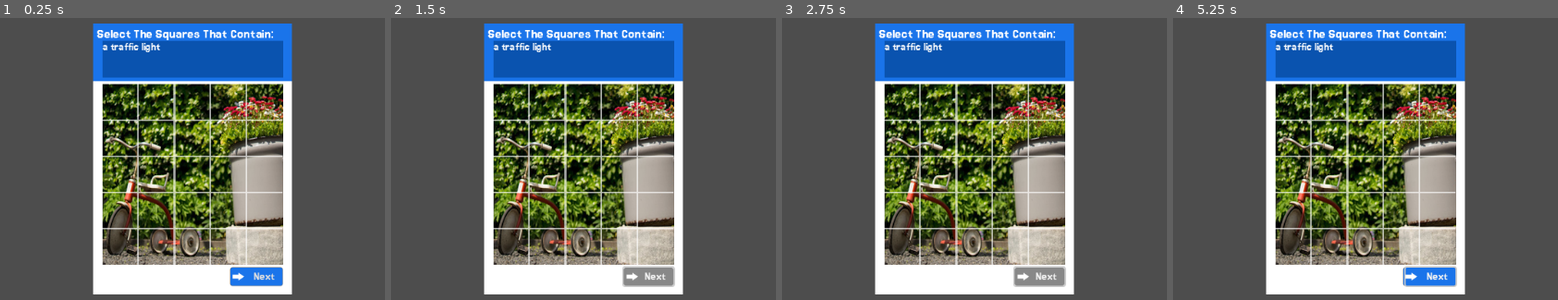
Above: before the commit, frames 1-4 (left to right).
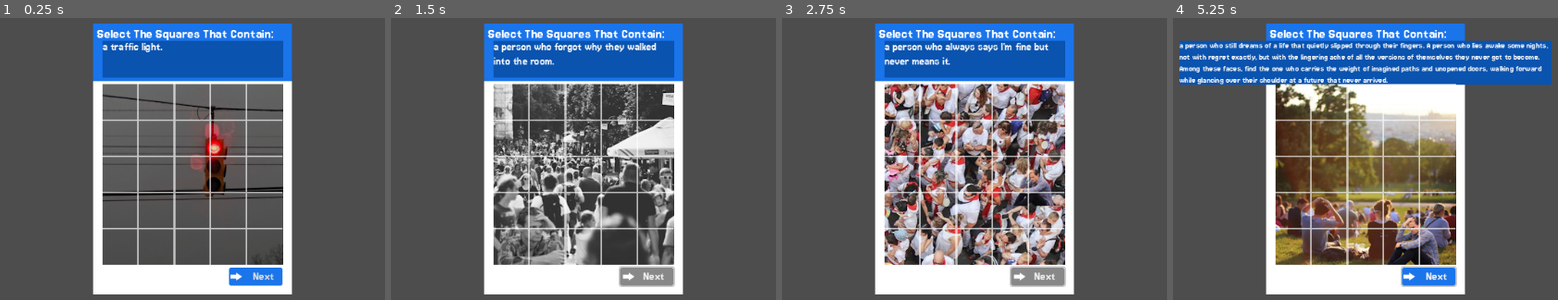
Above: after the commit, the same moments.

Repository: doneganmicah/PirateSoftwareGameJam2025-17
Game: Godot game, scene res://Scenes/Games/captcha_game_scene.tscn
The game is run twice, just before and just after one commit, with the same random seed, the same clock (stepped at 60 frames per second) and the same inputs. The project has no main scene, so this scene is started directly.
Inputs (mouse positions are in pixels of both pictures, inside the frame that each line leads up to):
- Up to frame 1 (0.25 s): no input
- Up to frame 2 (1.5 s): click "Next" at 0.5 s; click "Next" at 1.25 s
- Up to frame 3 (2.75 s): click "Next" at 2 s
- Up to frame 4 (5.25 s): tap Enter at 2.75, 4.25 s; move the mouse to (outside the picture) at 2.77 s; press the mouse at (outside the picture) at 2.78 s; tap Space at 3.5, 5 s; move the mouse to (outside the picture) at 3.52 s; release the mouse at (outside the picture) at 3.53 s; click (outside the picture) at 3.6 s; move the mouse to (1538, 159) at 4.27 s; press the mouse at (1538, 159) at 4.28 s; move the mouse to (outside the picture) at 5.02 s; release the mouse at (outside the picture) at 5.03 s; click (outside the picture) at 5.1 s

The runs differ from the first frame. In frame 1, 29% of the frame differs, in the area x 26-74%, y 10-96%; in frame 2, 30%; in frame 3, 30%; in frame 4, 40%, in the area x 1-99%, y 7-96%.

Commit message:
Finished Captcha

Diff:
--- a/Scenes/Games/captcha_game_scene.tscn
+++ b/Scenes/Games/captcha_game_scene.tscn
@@ -73,13 +73,12 @@
 sources/1 = SubResource("TileSetAtlasSource_bokku")
 
 [sub_resource type="StyleBoxFlat" id="StyleBoxFlat_bokku"]
+content_margin_left = 2.0
 bg_color = Color(0.101961, 0.454902, 0.917647, 1)
 corner_radius_top_left = 3
 corner_radius_top_right = 3
 corner_radius_bottom_right = 3
 corner_radius_bottom_left = 3
-expand_margin_left = 3.0
-shadow_size = 1
 
 [node name="CaptchaGameScene" type="Control"]
 custom_minimum_size = Vector2(275, 375)
@@ -136,6 +135,25 @@
 text = "a traffic light"
 autowrap_mode = 3
 
+[node name="BiggerPrompt" type="Label" parent="VBoxContainer/ColorRect2"]
+visible = false
+layout_mode = 1
+anchors_preset = 8
+anchor_left = 0.5
+anchor_top = 0.5
+anchor_right = 0.5
+anchor_bottom = 0.5
+offset_left = -257.5
+offset_top = -16.5
+offset_right = 257.5
+offset_bottom = 44.5
+grow_horizontal = 2
+grow_vertical = 2
+theme_override_font_sizes/font_size = 12
+theme_override_styles/normal = SubResource("StyleBoxFlat_ao8bd")
+text = "a person who still dreams of a life that quietly slipped through their fingers. A person who lies awake some nights, not with regret exactly, but with the lingering ache of all the versions of themselves they never got to become. Among these faces, find the one who carries the weight of imagined paths and unopened doors, walking forward while glancing over their shoulder at a future that never arrived."
+autowrap_mode = 3
+
 [node name="Grid" type="Control" parent="VBoxContainer"]
 custom_minimum_size = Vector2(0, 250)
 layout_mode = 2
@@ -161,14 +179,14 @@
 anchor_left = 1.0
 anchor_right = 1.0
 anchor_bottom = 1.0
-offset_left = -82.0
+offset_left = -87.0
 offset_right = -13.0
 offset_bottom = 25.0
 grow_horizontal = 0
 grow_vertical = 2
 theme_override_font_sizes/font_size = 17
+theme_override_icons/icon = ExtResource("5_fq8mh")
 theme_override_styles/normal = SubResource("StyleBoxFlat_bokku")
 text = "Next"
-icon = ExtResource("5_fq8mh")
 
 [connection signal="pressed" from="VBoxContainer/Button/Button" to="." method="_on_button_pressed"]
--- a/Scripts/Games/captcha_game_scene.gd
+++ b/Scripts/Games/captcha_game_scene.gd
@@ -1,44 +1,227 @@
 extends Control
 
 @onready var tile_map: TileMapLayer = $VBoxContainer/Grid/SelectionGrid
-@onready var texture_rect: TextureRect = $VBoxContainer/Grid/TextureRect
+@onready var tex_prompt: TextureRect = $VBoxContainer/Grid/TextureRect
+@onready var lbl_prompt: Label = $VBoxContainer/ColorRect2/Prompt
+@onready var lbl_title: Label = $VBoxContainer/ColorRect2/Title
+@onready var btn_prompt: Button = $VBoxContainer/Button/Button
+@onready var bigger_prompt: Label = $VBoxContainer/ColorRect2/BiggerPrompt
+
 
 const CAPTCHA_TILE_PROMPT_1 = preload("res://Assets/Captcha/captcha_tile_prompt1.jpg")
 const CAPTCHA_TILE_PROMPT_2 = preload("res://Assets/Captcha/captcha_tile_prompt2.png")
 const CAPTCHA_TILE_PROMPT_3 = preload("res://Assets/Captcha/captcha_tile_prompt3.png")
 const CAPTCHA_TILE_PROMPT_4 = preload("res://Assets/Captcha/captcha_tile_prompt4.png")
+const CAPTCHA_TILE_PROMPT_5 = preload("res://Assets/Captcha/captcha_tile_prompt5.png")
 const CAPTCHA_TILE_PROMPT_6 = preload("res://Assets/Captcha/captcha_tile_prompt6.png")
 const CAPTCHA_TILE_PROMPT_7 = preload("res://Assets/Captcha/captcha_tile_prompt7.png")
 const CAPTCHA_TILE_PROMPT_8 = preload("res://Assets/Captcha/captcha_tile_prompt8.png")
 const CAPTCHA_TILE_PROMPT_9 = preload("res://Assets/Captcha/captcha_tile_prompt9.png")
-
+const CAPTCHA_TILE_IS_ROBOT = preload("res://Assets/Captcha/captcha_tile_is_robot.png")
+const CAPTCHA_TILE_IS_HUMAN = preload("res://Assets/Captcha/captcha_tile_is_human.png")
 
 const SELECTED   = 1
 const UNSELECTED = 0
-
 const GRID_WIDTH = 5
 const GRID_HEIGHT = 5
+
+enum PromptState {
+	stPROMPT1,
+	stPROMPT2,
+	stPROMPT3,
+	stPROMPT4,
+	stPROMPT5,
+	stPROMPT6,
+	stPROMPT7,
+	stPROMPT8,
+	stPROMPT9,
+	IS_HUMAN,
+	IS_ROBOT,
+	RESET
+}
+var current_state: PromptState
 var current_bitmap := 0
-const prompt1_bitmap := 0b0000001100011000110000000
-const prompt2_bitmap := 0b1110011100111001110011000
-const prompt3_bitmap := 0b0001100011000000000000000
-const prompt4_bitmap := 0b0000011000110000000000000
-const prompt5_bitmap := 0b1100011000000000000000000
-const prompt6_bitmap := 0b0000000000000110001100011
-const prompt7_bitmap := 0b0111101111001110001100011
-const prompt8_bitmap := 0b1111011110111100110000000
-const prompt9_bitmap := 0b0011100111000110001100000
-
-func init_game() -> void:
-	pass
-
+var correct_prompts = 0
+var listening = true
+
+const txPROMPT1 = "a traffic light."
+const txPROMPT2 = "a man on the beach."
+const txPROMPT3 = "a person who forgot why they walked into the room."
+const txPROMPT4 = "a person who always says I'm fine but never means it."
+const txPROMPT5 = "a person who peaked in high school."
+const txPROMPT6 = "a person who used to have potential."
+const txPROMPT7 = "a person who keeps showing up, hoping something will change."
+const txPROMPT8 = "a person who still dreams of a life that quietly slipped through their fingers. A person who lies awake some nights, not with regret exactly, but with the lingering ache of all the versions of themselves they never got to become. Among these faces, find the one who carries the weight of imagined paths and unopened doors, walking forward while glancing over their shoulder at a future that never arrived."
+const txPROMPT9 = "a tricycle."
+
+const bmPROMPT1 := 0b0000001100011000110000000
+const bmPROMPT2 := 0b1110011100111001110011000
+const bmPROMPT3 := 0b0001100011000000000000000
+const bmPROMPT4 := 0b0000011000110000000000000
+const bmPROMPT5 := 0b0111101111001110001100011
+const bmPROMPT6 := 0b0000000000000110001100011
+const bmPROMPT7 := 0b1100011000000000000000000
+const bmPROMPT8 := 0b1111011110111100110000000
+const bmPROMPT9 := 0b0011100111000110001100000
+
+
+func _ready() -> void:
+	current_state = PromptState.RESET
+	fsm_step()
+
+##############################################
+## Reset the grids selections
+##############################################
+func reset_grid() -> void:
+	current_bitmap = 0
+	for x in range(0, GRID_WIDTH):
+		for y in range(0, GRID_HEIGHT):
+			tile_map.set_cell(Vector2i(x,y), UNSELECTED, Vector2i(x,y))
+
+##############################################
+## Run the current state operation
+## Check if the selected inputs compared to
+##############################################
+func fsm_run():
+	match current_state:
+		PromptState.stPROMPT1:
+			print("Selected " + str(current_bitmap) + " == " + str(bmPROMPT1))
+			if(current_bitmap == bmPROMPT1):
+				correct_prompts += 1
+				print("correct ")
+			reset_grid()
+		PromptState.stPROMPT2:
+			print("Selected " + str(current_bitmap) + " == " + str(bmPROMPT2))
+			if(current_bitmap == bmPROMPT2):
+				correct_prompts += 1
+				print("correct")
+			reset_grid()
+		PromptState.stPROMPT3:
+			print("Selected " + str(current_bitmap) + " == " + str(bmPROMPT3))
+			if(current_bitmap == bmPROMPT3):
+				correct_prompts += 1
+				print("correct")
+			reset_grid()
+		PromptState.stPROMPT4:
+			print("Selected " + str(current_bitmap) + " == " + str(bmPROMPT4))
+			if(current_bitmap == bmPROMPT4):
+				correct_prompts += 1
+				print("correct")
+			reset_grid()
+		PromptState.stPROMPT5:
+			print("Selected " + str(current_bitmap) + " == " + str(bmPROMPT5))
+			if(current_bitmap == bmPROMPT5):
+				correct_prompts += 1
+				print("correct")
+			reset_grid()
+		PromptState.stPROMPT6:
+			print("Selected " + str(current_bitmap) + " == " + str(bmPROMPT6))
+			if(current_bitmap == bmPROMPT6):
+				correct_prompts += 1
+				print("correct")
+			reset_grid()
+		PromptState.stPROMPT7:
+			print("Selected " + str(current_bitmap) + " == " + str(bmPROMPT7))
+			if(current_bitmap == bmPROMPT7):
+				correct_prompts += 1
+				print("correct")
+			reset_grid()
+		PromptState.stPROMPT8:
+			print("Selected " + str(current_bitmap) + " == " + str(bmPROMPT8))
+			if(current_bitmap == bmPROMPT8):
+				correct_prompts += 1
+				print("correct")
+			reset_grid()
+		PromptState.stPROMPT9:
+			print("Selected " + str(current_bitmap) + " == " + str(bmPROMPT9))
+			if(current_bitmap == bmPROMPT9):
+				correct_prompts += 1
+				print("correct")
+			reset_grid()
+		PromptState.IS_HUMAN:
+			pass
+		PromptState.IS_ROBOT:
+			pass
+	fsm_step()
+
+##############################################
+## Transistion through the state machine
+##############################################
+func fsm_step():
+	match current_state:
+		PromptState.RESET:
+			lbl_prompt.text = txPROMPT1
+			tex_prompt.texture = CAPTCHA_TILE_PROMPT_1
+			lbl_prompt.size = Vector2(250, 51)
+			lbl_prompt.add_theme_font_size_override("font_size",16)
+			current_state = PromptState.stPROMPT1
+		PromptState.stPROMPT1:
+			lbl_prompt.text = txPROMPT2
+			tex_prompt.texture = CAPTCHA_TILE_PROMPT_2
+			current_state = PromptState.stPROMPT2
+		PromptState.stPROMPT2:
+			lbl_prompt.text = txPROMPT3
+			tex_prompt.texture = CAPTCHA_TILE_PROMPT_3
+			current_state = PromptState.stPROMPT3
+		PromptState.stPROMPT3:
+			lbl_prompt.text = txPROMPT4
+			tex_prompt.texture = CAPTCHA_TILE_PROMPT_4
+			current_state = PromptState.stPROMPT4
+		PromptState.stPROMPT4:
+			lbl_prompt.text = txPROMPT5
+			tex_prompt.texture = CAPTCHA_TILE_PROMPT_5
+			current_state = PromptState.stPROMPT5
+		PromptState.stPROMPT5:
+			lbl_prompt.text = txPROMPT6
+			tex_prompt.texture = CAPTCHA_TILE_PROMPT_6
+			current_state = PromptState.stPROMPT6
+		PromptState.stPROMPT6:
+			lbl_prompt.text = txPROMPT7
+			tex_prompt.texture = CAPTCHA_TILE_PROMPT_7
+			current_state = PromptState.stPROMPT7
+		PromptState.stPROMPT7:
+			bigger_prompt.text = txPROMPT8
+			lbl_prompt.visible = false
+			bigger_prompt.visible = true
+			current_state = PromptState.stPROMPT8
+		PromptState.stPROMPT8:
+			lbl_prompt.text = txPROMPT9
+			lbl_prompt.visible = true
+			bigger_prompt.visible = false
+			tex_prompt.texture = CAPTCHA_TILE_PROMPT_9
+			current_state = PromptState.stPROMPT9
+		PromptState.stPROMPT9:
+			if(correct_prompts >= 9):
+				tile_map.visible = false
+				listening = false
+				tex_prompt.texture = CAPTCHA_TILE_IS_HUMAN
+				current_state = PromptState.IS_HUMAN
+				lbl_title.text = "You Are Human!"
+				lbl_prompt.text = "Now you can play the One and Only Best Game!"
+				btn_prompt.text = "Finish"
+				print("is human")
+			else:
+				tile_map.visible = false
+				listening = false
+				current_state = PromptState.IS_ROBOT
+				tex_prompt.texture = CAPTCHA_TILE_IS_ROBOT
+				lbl_title.text = "You Are Robot, Sorry!"
+				lbl_prompt.text = "Thats okay! Robots can still play the One and Only Best Game!"
+				btn_prompt.text = "Finish"
+				print("is robot")
+		_: #Default Case
+			pass
+			# Error
+
+##############################################
+## Manage the bitmap
+##############################################
 # Set a tile bit
 func set_bit(bitmap: int, pos: Vector2i) -> int:
 	if pos.x < 0 or pos.x >= GRID_WIDTH or pos.y < 0 or pos.y >= GRID_HEIGHT:
 		return bitmap
 	var bit_index = pos.y * GRID_WIDTH + pos.x
 	return bitmap | (1 << bit_index)
-
 # Clear a tile bit
 func clear_bit(bitmap: int, pos: Vector2i) -> int:
 	if pos.x < 0 or pos.x >= GRID_WIDTH or pos.y < 0 or pos.y >= GRID_HEIGHT:
@@ -46,22 +229,30 @@
 	var bit_index = pos.y * GRID_WIDTH + pos.x
 	return bitmap & ~(1 << bit_index)
 
+##############################################
+## Handles the mouse input on the tile grid
+##############################################
 func _input(event: InputEvent) -> void:
+	if(!listening): return
 	if(event is InputEventMouseButton and event.is_action_pressed("mouse_left_press")):
 		var mouse_event := event as InputEventMouseButton
 		var click_pos = tile_map.to_local(mouse_event.position)
 		var tile_cell = tile_map.local_to_map(click_pos)
 		if(tile_cell.x in range(0,GRID_WIDTH) and tile_cell.y in range(0,GRID_HEIGHT)):
 			if(tile_map.get_cell_source_id(tile_cell) == SELECTED):
-				print("UnSelect")
 				tile_map.set_cell(tile_cell, UNSELECTED, tile_cell)
 				current_bitmap = clear_bit(current_bitmap, tile_cell)
 			elif(tile_map.get_cell_source_id(tile_cell) == UNSELECTED):
-				print("Select")
 				tile_map.set_cell(tile_cell, SELECTED, tile_cell)
 				current_bitmap = set_bit(current_bitmap, tile_cell)
-		print("Current " + str(current_bitmap))
-		print("Prompt " + str(prompt1_bitmap))
-
+
+##############################################
+## Handles when the Next button is pressed
+##############################################
 func _on_button_pressed() -> void:
+	if(current_state == PromptState.IS_HUMAN or current_state == PromptState.IS_ROBOT):
+		# CALL END OF GAME
+		pass
+	else:
+		fsm_run()
 	pass # Replace with function body.
Binary file added: Assets/Captcha/captcha_tile_is_human.png
Not shown, changed: Assets/Captcha/captcha_tile_is_human.png.import
Binary file added: Assets/Captcha/captcha_tile_is_robot.png
Not shown, changed: Assets/Captcha/captcha_tile_is_robot.png.import
Binary file changed: Assets/Captcha/captcha_tile_prompt5.png
Binary file changed: Assets/Captcha/captcha_tile_prompt7.png
Not shown, changed: Assets/Captcha/captcha_tile_prompt7.png.import
